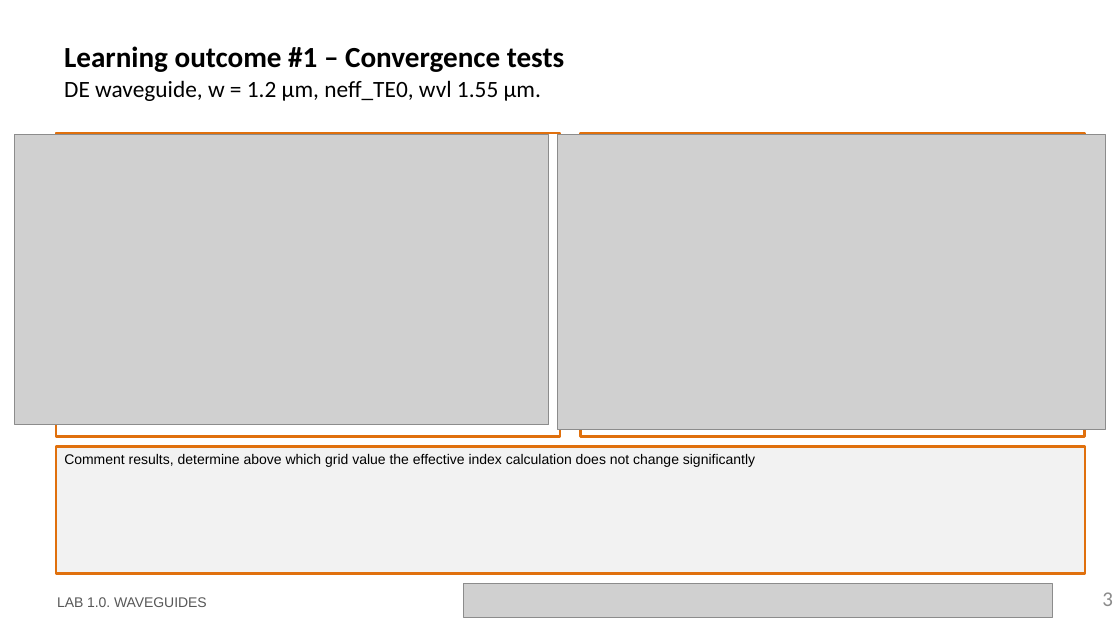
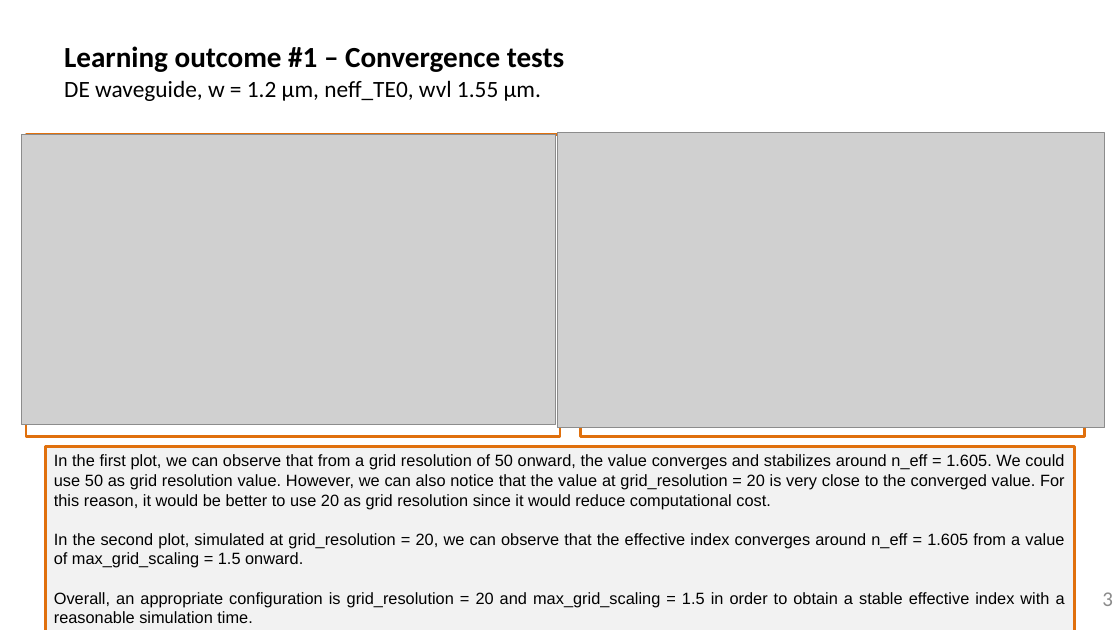
Before and after one commit to mromgar1/pic-upv-lab1, a slide deck: slide 3 of LabBook_10.pptx. Drawn at 1120x630 pixels with LibreOffice and Linux fonts; fonts in the diff are those of the drawing; grey boxes stand for pictures; background and template pictures are left out. Boxes give left, top, right and bottom in pixels: in the first picture for what was removed or moved away, otherwise in the second. Text is boxed around its words. In the diff, an @@ line names an element or a change of style, - is before the commit and + after.

Commit message:
labbbok

```diff
--- a/LabBook_10.pptx
+++ b/LabBook_10.pptx
@@ picture: place and size @@
-picture at [15,134,549,425]
+picture at [21,134,555,425]
@@ rectangle: place and size @@
-rectangle at [56,133,560,437]
+rectangle at [26,134,560,437]
@@ rectangle "In the first plot, we ...": place and size @@
-rectangle "In the first plot, we ..." at [56,447,1086,574]
+rectangle "In the first plot, we ..." at [45,446,1075,630]
@@ text in rectangle at [54,454,1065,623]: text changed; size 12 to 14 pt @@
-Comment results, determine above which grid value the effective index calculation does not change significantly
+In the first plot, we can observe that from a grid resolution of 50 onward, the value converges and stabilizes around n_eff = 1.605. We could use 50 as grid resolution value. However, we can also notice that the value at grid_resolution = 20 is very close to the converged value. For this reason, it would be better to use 20 as grid resolution since it would reduce computational cost.
+In the second plot, simulated at grid_resolution = 20, we can observe that the effective index converges around n_eff = 1.605 from a value of max_grid_scaling = 1.5 onward.
+Overall, an appropriate configuration is grid_resolution = 20 and max_grid_scaling = 1.5 in order to obtain a stable effective index with a reasonable simulation time.
@@ text removed at [57,597,207,607] @@
-LAB 1.0. WAVEGUIDES
@@ picture removed at [464,584,1053,618] @@
```
